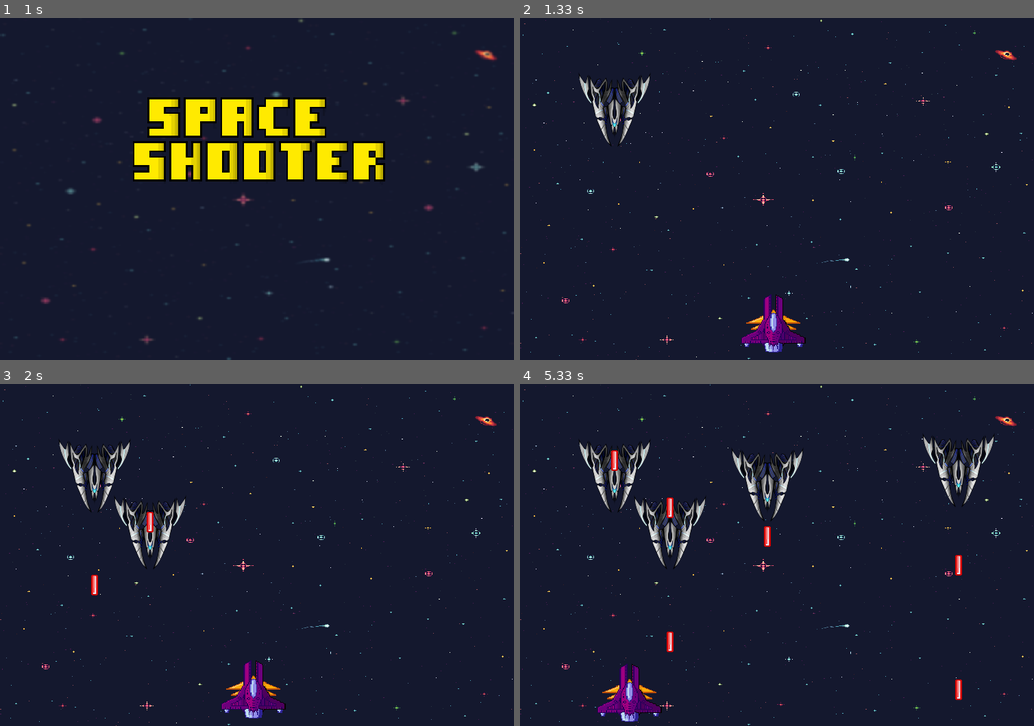
Above: before the commit, frames 1-4 (two rows, left to right).
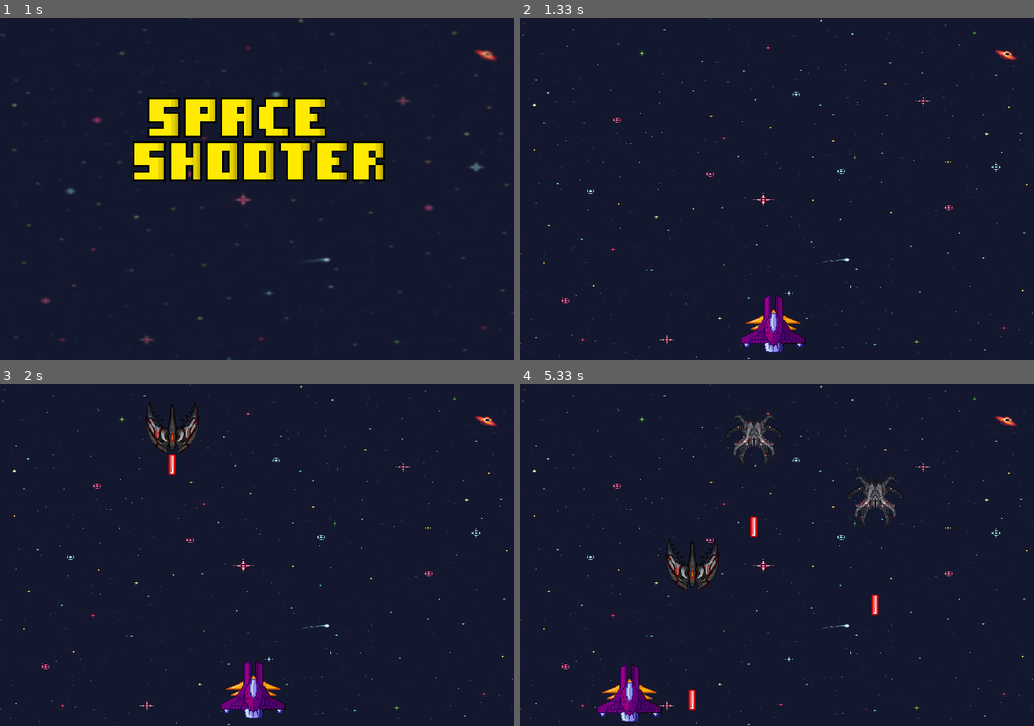
Above: after the commit, the same moments.

Repository: cjs-13/Projeto_pygame
Game: pygame game, started from main.py
Same seed, same stepped clock (60 frames per second), same inputs: the game is played once before the commit and once after it.
Inputs:
- Up to frame 1 (1 s): hold D 0.33-0.8 s; hold W from 0.83 s (still down)
- Up to frame 2 (1.33 s): release W at 1.13 s; hold D from 1.17 s (still down)
- Up to frame 3 (2 s): release D at 1.63 s; hold U from 1.67 s (still down); hold A from 1.67 s (still down)
- Up to frame 4 (5.33 s): release U at 2.2 s; release A at 2.2 s; hold A 2.23-2.77 s; hold S 2.8-3.1 s; hold A 3.13-3.53 s; tap U at 3.28, 4.78 s; hold W 3.57-3.93 s; hold D 3.97-4.6 s; hold S 4.63-5 s; hold A from 5.03 s (still down)

Frame 1 is identical in both runs. In frame 2, 1.0% of the frame differs, in the area x 11-26%, y 16-38%; in frame 3, 2.9%; in frame 4, 6.2%, in the area x 11-93%, y 7-96%.

Commit message:
Correcao de colisoes e movimentacao das naves inimigas

Diff:
--- a/main.py
+++ b/main.py
@@ -18,7 +18,7 @@
 LASER_PRINCIPAL = pygame.image.load(os.path.join("assets", "laser_principal.png")).convert_alpha()
 NAVES_INIMIGAS = list()
 for i in range(1, 4):
-    NAVES_INIMIGAS.append(pygame.image.load(os.path.join("assets", f"enemy_ship ({i}).png")).convert_alpha())
+    NAVES_INIMIGAS.append(pygame.transform.scale(pygame.image.load(os.path.join("assets", f"enemy_ship ({i}).png")).convert_alpha(), (100, 90)))
 LASER_RED = pygame.image.load(os.path.join("assets", "laser_red.png")).convert_alpha()
 LASER_BLUE = pygame.image.load(os.path.join("assets", "laser_blue.png")).convert_alpha()
 BG = pygame.transform.scale(pygame.image.load(os.path.join("assets", "BG.png")).convert(), (LARGURA, ALTURA))
@@ -41,7 +41,10 @@
         self.nave = nave
 
     def draw(self, tela):
-        tela.blit(self.img, (self.x + self.nave.largura()//2 - (self.img.get_width()//2), self.y))
+        if self.nave.tipo == "Jogador":
+            tela.blit(self.img, (self.x + (self.nave.largura()//2) - (self.img.get_width()//2), self.y))
+        elif self.nave.tipo == "Inimigo":
+            tela.blit(self.img, (self.x + (self.nave.largura()//2) - (self.img.get_width() // 2), self.y + self.nave.altura() - self.img.get_height()))
 
     def mover(self, vel):
         self.y += vel
@@ -49,8 +52,8 @@
     def fora_tela(self, altura):
         return self.y <= 0 or self.y >= altura
 
-    def colisao(self, obj, validar):
-        return testa_colisao(self, obj, validar)
+    def colisao(self, obj):
+        return testa_colisao(self, obj)
 
     def largura(self):
         return self.img.get_width()
@@ -116,44 +119,50 @@
                 self.lasers.remove(laser)
             else:
                 for obj in objs:
-                    if laser.colisao(obj, True):
-                        # objs.remove(obj)
+                    if laser.colisao(obj):
+                        objs.remove(obj)
                         if self.piercing:
                             self.lasers.remove(laser)
 
 class Inimigo(Nave):
-    def __init__(self, x, y):
+    def __init__(self, x, y, indice):
         super().__init__(x, y)
-        self.nave_img = NAVES_INIMIGAS[2]
+        self.nave_img = NAVES_INIMIGAS[indice]
         self.laser_img = LASER_RED
         self.mascara = pygame.mask.from_surface(self.nave_img)
         self.tipo = "Inimigo"
         self.firerate = 45
+
     def mover_laser(self, vel, obj):
         for laser in self.lasers:
             laser.mover(vel)
             if laser.fora_tela(ALTURA):
                 self.lasers.remove(laser)
-            elif laser.colisao(obj, False):
+            elif laser.colisao(obj):
                 self.lasers.remove(laser)
 
-def testa_colisao(obj1, obj2, validar):
-    if validar:
-        diff_x = obj2.x - obj1.x - (obj2.largura()//2) + ((obj1.largura() * 3)//2)
-        diff_y = obj2.y - obj1.y
-    else:
-        diff_x = obj2.x - obj1.x - (obj2.largura()//2) - (obj1.largura()//2)
-        diff_y = obj2.y - obj1.y
+    def fora_tela(self, altura):
+        return self.y >= altura
+
+    def mover_nave(self, vel, nave, inimigos):
+        self.y += vel
+        if self.fora_tela(ALTURA):
+            inimigos.remove(nave)
+
+def testa_colisao(obj1, obj2):
+    diff_x = obj2.x - obj1.x - (obj2.largura()//2) + (obj1.largura()//2)
+    diff_y = obj2.y - obj1.y
+    if obj2.tipo == "Jogador":
+        diff_y = diff_y - obj2.altura() + obj1.altura()
     return obj1.mascara.overlap(obj2.mascara, (diff_x, diff_y)) != None
 
 def main():
     jogando = True
     jogador_vel = 5
     lasers_vel = 7
+    inimigos_vel = 1
     jogador = Jogador(300, ALTURA - 100)
-    inimigo = Inimigo(random.randint(0,100),random.randint(0,100))
     inimigos = list()
-    inimigos.append(inimigo)
     while jogando:
         RELOGIO.tick(FPS)
         TELA.blit(BG, (0, 0))
@@ -172,8 +181,8 @@
                     pygame.quit()
                     exit()
                 if event.key == pygame.K_u:
-                    inimigo = Inimigo(random.randint(0, LARGURA - inimigo.largura()), random.randint(0, ALTURA - inimigo.altura() - 100))
-                    inimigo.firerate = random.randint(1,60)
+                    inimigo = Inimigo(random.randint(100, 500), 0, random.randint(0, 2))
+                    inimigo.firerate = random.randint(30, 60)
                     inimigos.append(inimigo)
 
                 if event.key == pygame.K_l:
@@ -201,6 +210,8 @@
         for nave in inimigos:
             nave.atirar(nave)
             nave.mover_laser(lasers_vel, jogador)
+            nave.mover_nave(inimigos_vel, nave, inimigos)
+        print(len(inimigos))
         pygame.display.flip()
 
 def menu_principal():
